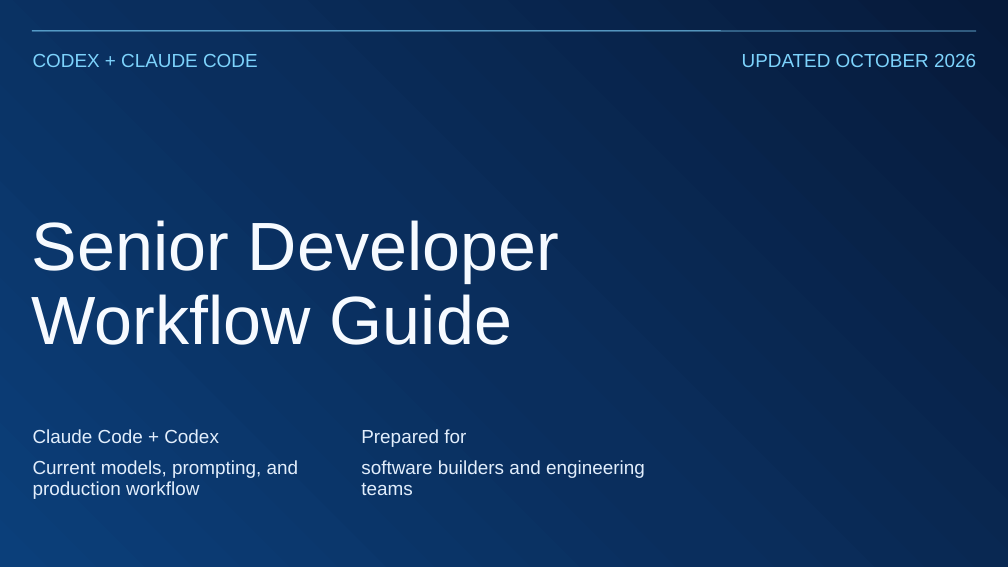
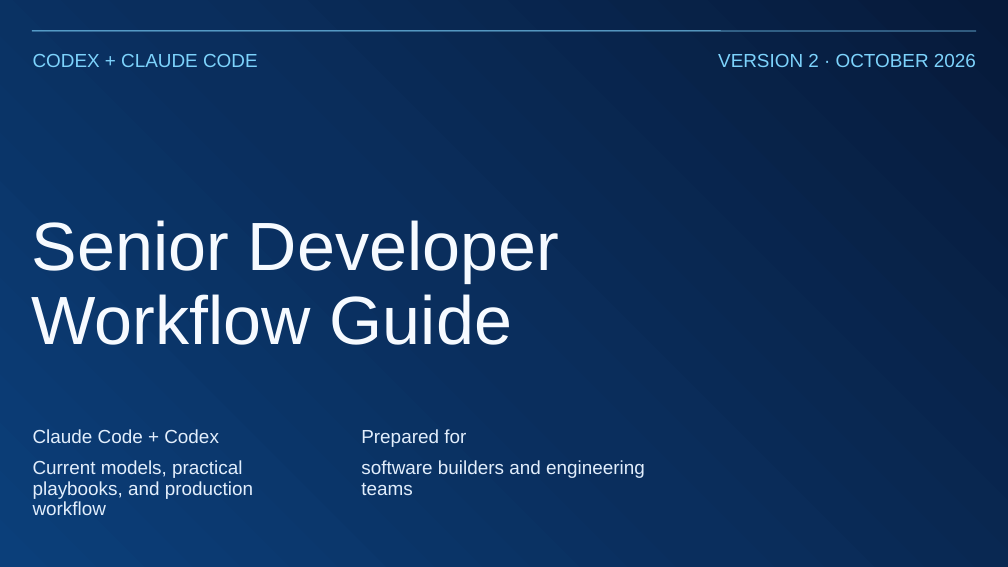
Before and after one commit to yonimillipro/codex-claude-senior-programmer-guide, a slide deck: slide 1 of presentation/Codex-and-Claude-Senior-Programmer-Guide-Updated-2026-10.pptx. Drawn at 1008x567 pixels with LibreOffice and Linux fonts; fonts in the diff are those of the drawing. Boxes give left, top, right and bottom in pixels: in the first picture for what was removed or moved away, otherwise in the second. Text is boxed around its words. In the diff, an @@ line names an element or a change of style, - is before the commit and + after.

Commit message:
Publish Version 2 model mastery and matching PowerPoint

```diff
--- a/presentation/Codex-and-Claude-Senior-Programmer-Guide-Updated-2026-10.pptx
+++ b/presentation/Codex-and-Claude-Senior-Programmer-Guide-Updated-2026-10.pptx
@@ text at box(718, 54, 976, 67): text changed @@
-UPDATED OCTOBER 2026
+VERSION 2 · OCTOBER 2026
@@ subtitle at box(33, 460, 253, 515): text changed @@
-Current models, prompting, and production workflow
+Current models, practical playbooks, and production workflow
```
Also in this commit, not shown: 2 other slides changed, 12 slides added, 5 other files.
